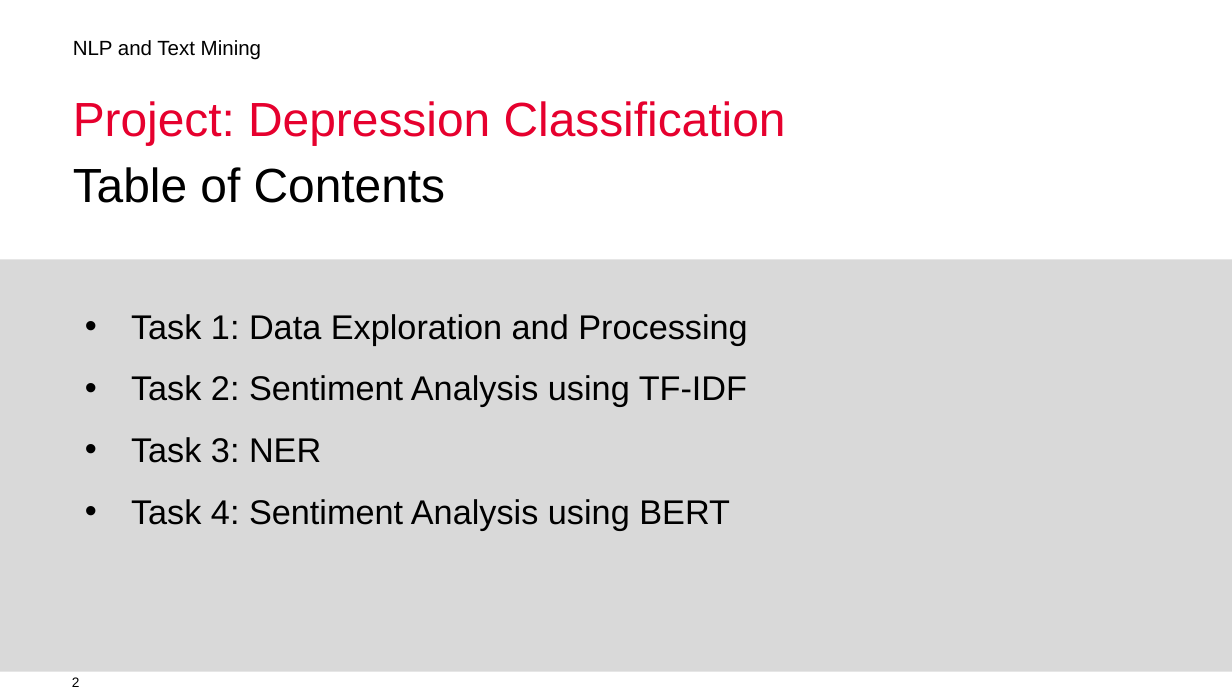
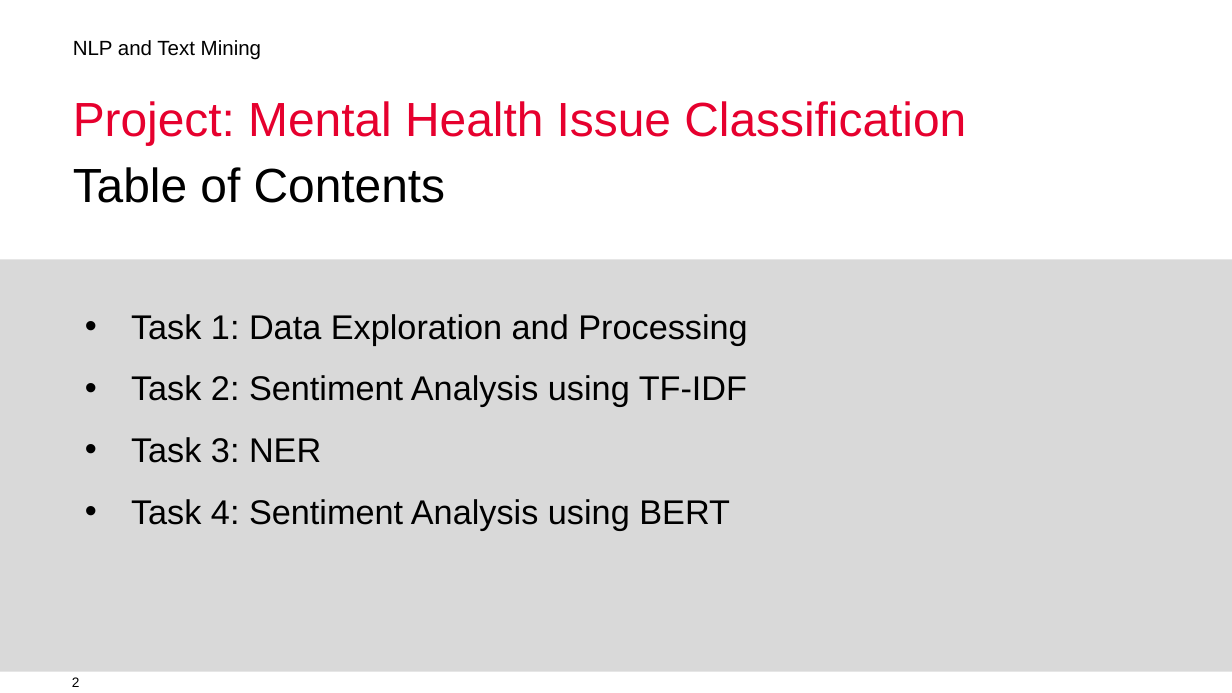
Before and after one commit to homolan13/twitter_mental_health, a slide deck: slide 2 of Presentation.pptx. Drawn at 1232x693 pixels with LibreOffice and Linux fonts; fonts in the diff are those of the drawing; background and template pictures are left out. Boxes give left, top, right and bottom in pixels: in the first picture for what was removed or moved away, otherwise in the second. Text is boxed around its words. In the diff, an @@ line names an element or a change of style, - is before the commit and + after.

```diff
--- a/Presentation.pptx
+++ b/Presentation.pptx
@@ title at bbox=[73, 101, 966, 145]: text changed @@
-Project: Depression Classification
+Project: Mental Health Issue Classification
```
Also in this commit, not shown: 9 other slides changed, 1 other file.
